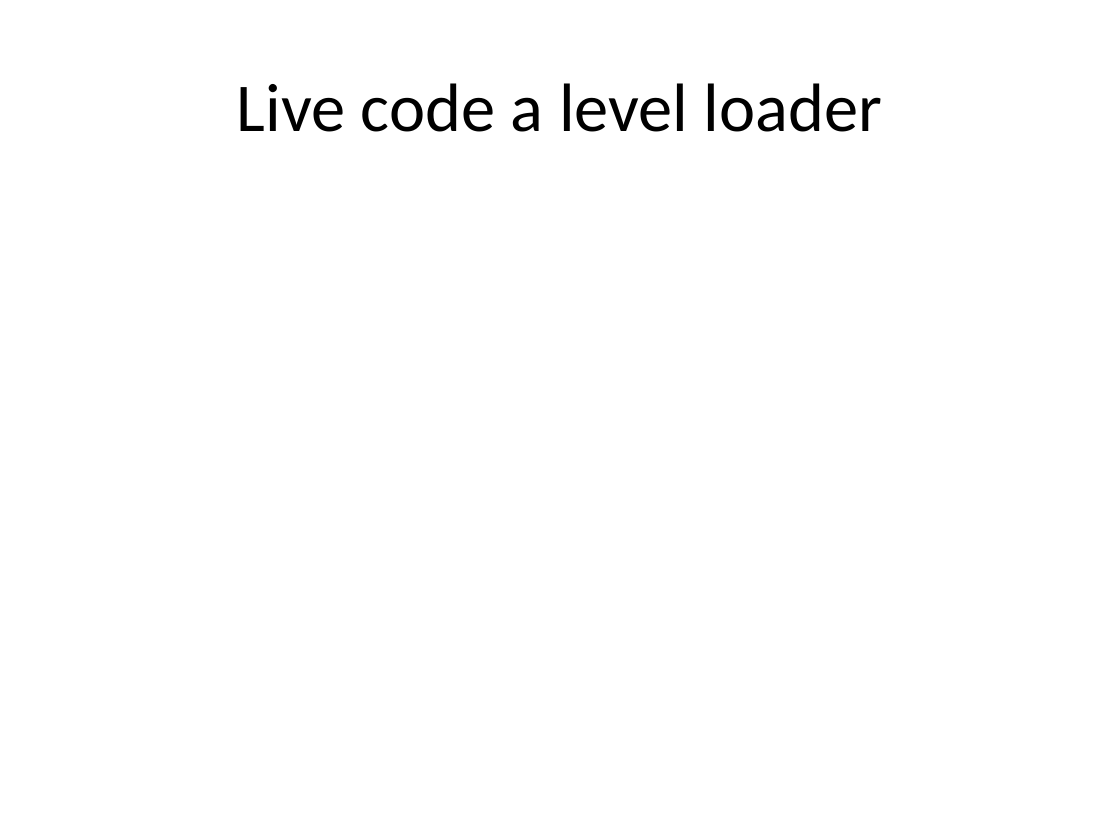
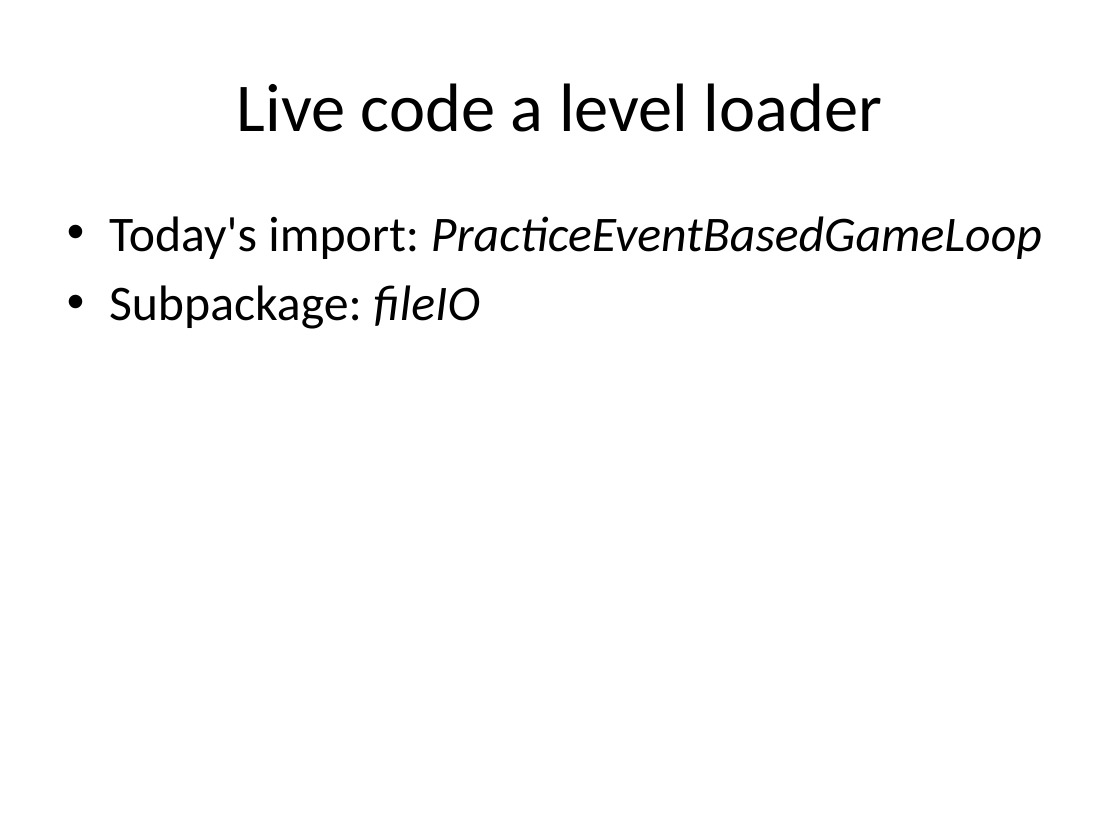
Before and after one commit to RHIT-CSSE/csse220, a slide deck: slide 16 of ClassMaterials/EventBasedGameLoop/Slides/EventBasedGameLoop.pptx (slide 14 before the commit). Drawn at 1120x840 pixels with LibreOffice and Linux fonts; fonts in the diff are those of the drawing. Boxes give left, top, right and bottom in pixels: in the first picture for what was removed or moved away, otherwise in the second. Text is boxed around its words. In the diff, an @@ line names an element or a change of style, - is before the commit and + after.

```diff
--- a/ClassMaterials/EventBasedGameLoop/Slides/EventBasedGameLoop.pptx
+++ b/ClassMaterials/EventBasedGameLoop/Slides/EventBasedGameLoop.pptx
@@ text added at bbox=[109, 216, 1042, 329], 32 pt, text #000000, italic @@
+• Today's import: PracticeEventBasedGameLoop
+• Subpackage: fileIO
```
Also in this commit, not shown: 2 other slides changed, 5 slides added, 3 slides removed.
